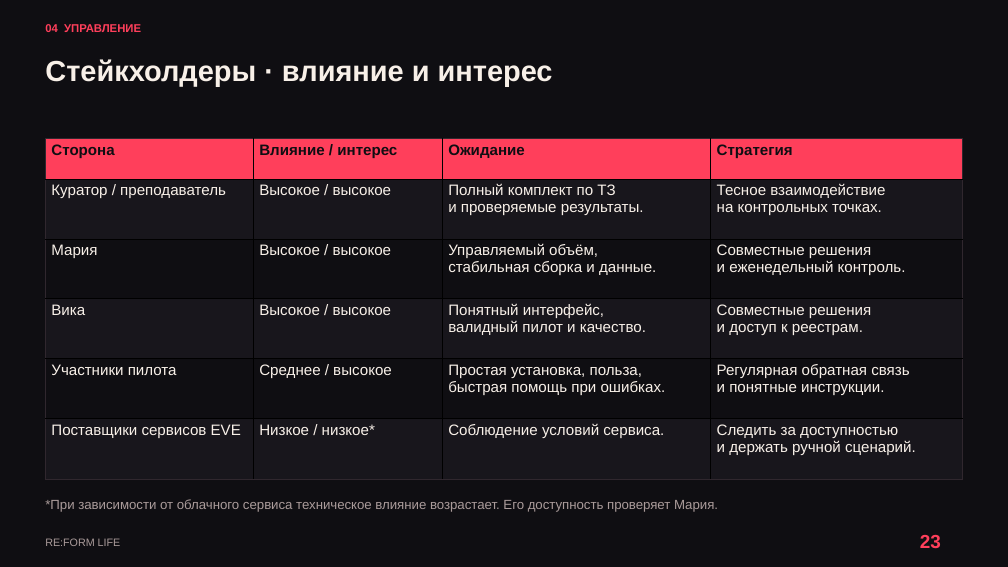
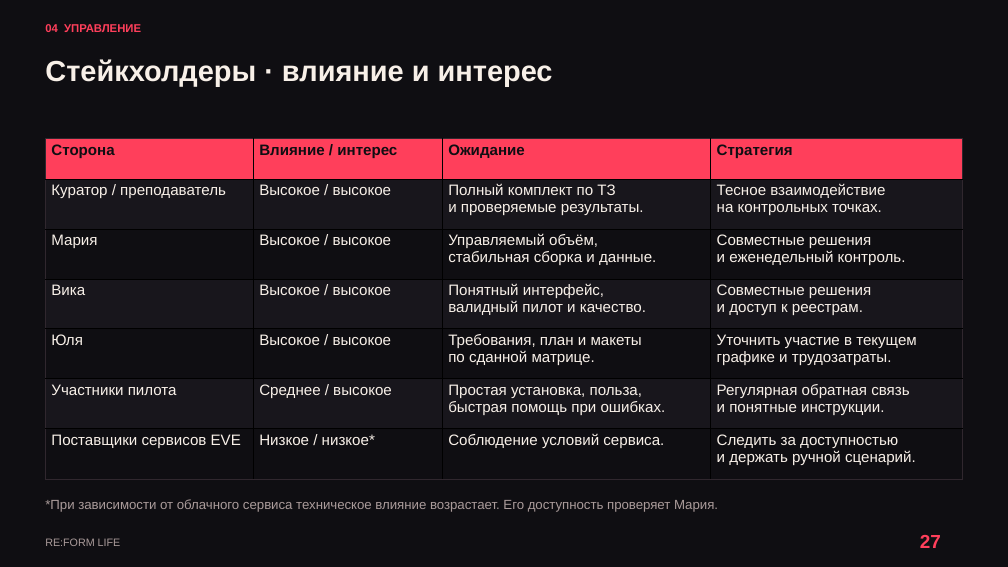
Before and after one commit to kartaamigo/RE-FORM-LIFE, a slide deck: slide 27 of docs/project-plan/RE_FORM_LIFE_Reviewed_Design.pptx (slide 23 before the commit). Drawn at 1008x567 pixels with LibreOffice and Linux fonts; fonts in the diff are those of the drawing. Boxes give left, top, right and bottom in pixels: in the first picture for what was removed or moved away, otherwise in the second. Text is boxed around its words. In the diff, an @@ line names an element or a change of style, - is before the commit and + after.

```diff
--- a/docs/project-plan/RE_FORM_LIFE_Reviewed_Design.pptx
+++ b/docs/project-plan/RE_FORM_LIFE_Reviewed_Design.pptx
@@ table at box(45, 138, 963, 478) @@
+row 5: Юля | Высокое / высокое | Требования, план и макеты / по сданной матрице. | Уточнить участие в текущем / графике и трудозатраты.
@@ text at box(920, 535, 941, 548): text changed @@
-23
+27
```
Also in this commit, not shown: 20 other slides changed, 7 slides added, 2 slides removed, 3 other files.
